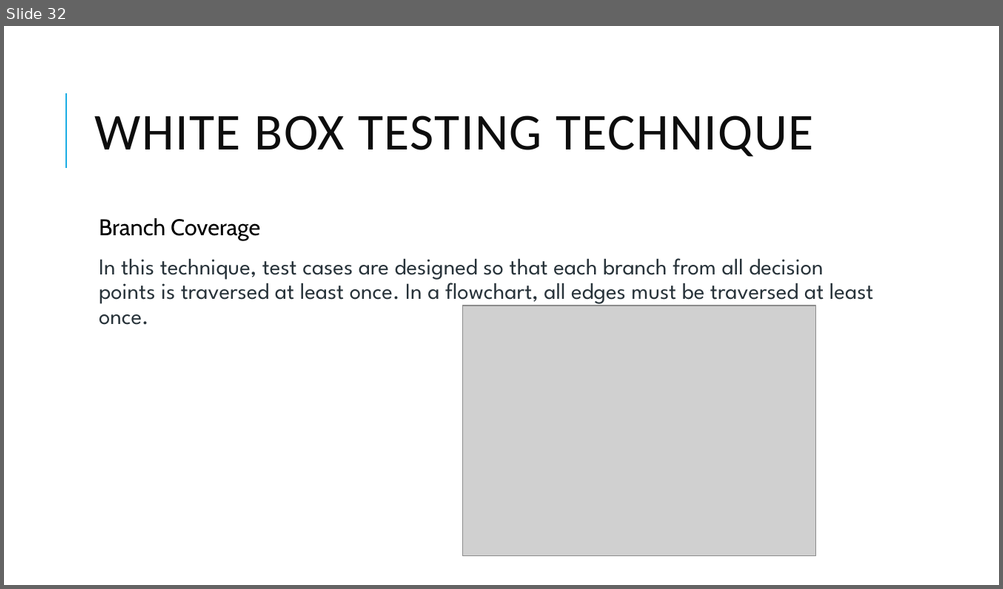
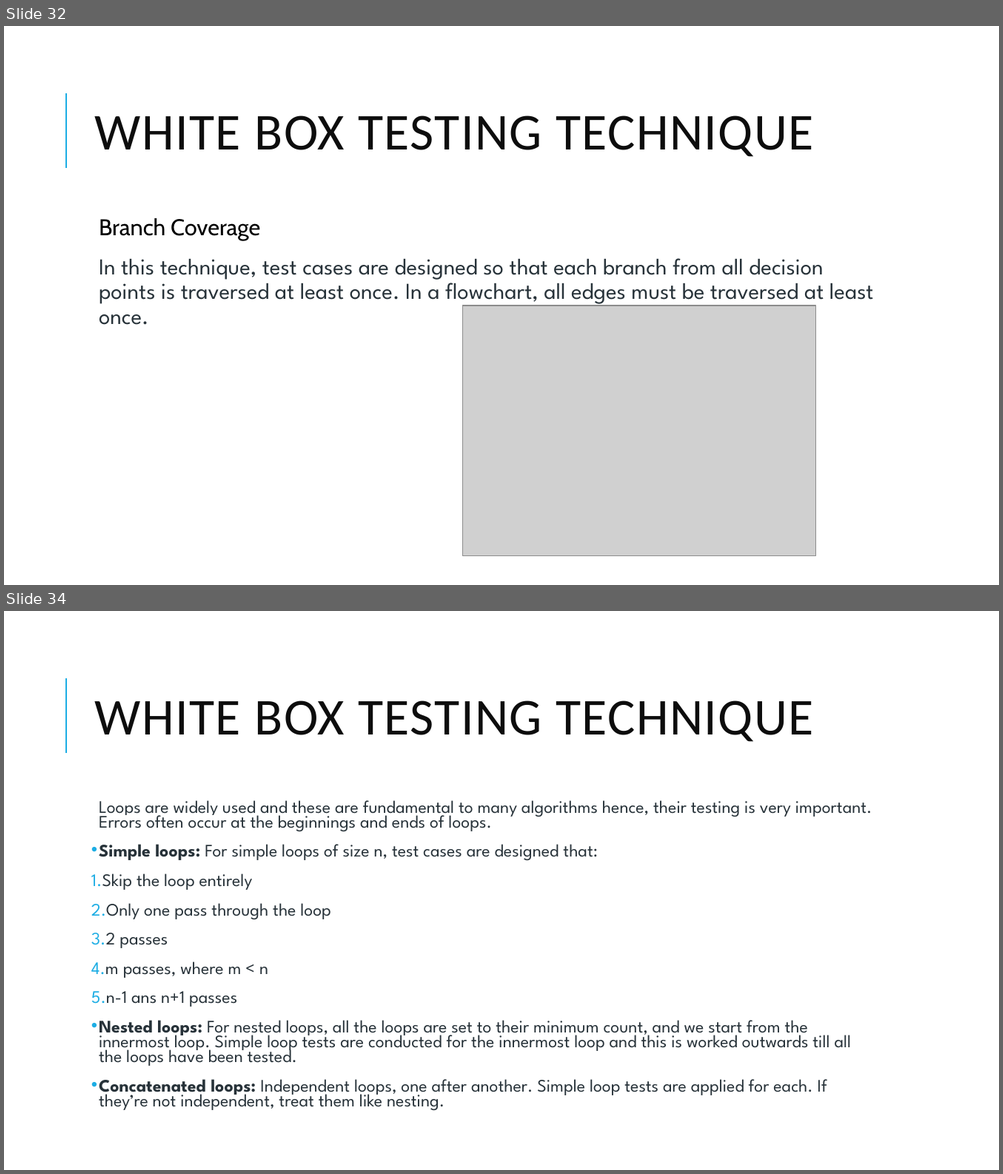
Before and after one commit to skandhwa/GroSkillIT-Batch1, a slide deck: class2.pptx. Shown one above the other, each under a label of ours: slide 32 before the commit, slides 32 and 34 after it; the slides between them are not shown. The pictures are 1003x589 and 1003x1174 pixels, drawn with LibreOffice and Linux fonts; fonts in the diff are those of the drawing; grey boxes stand for pictures. Boxes give left, top, right and bottom in pixels: in the first picture for what was removed or moved away, otherwise in the second. Text is boxed around its words. In the diff, an @@ line names an element or a change of style, - is before the commit and + after.

```diff
--- a/class2.pptx
+++ b/class2.pptx
@@ slide 34 added at [4,611,999,1170], background #FFFFFF; not listed: 1 template element that a slide beside it also shows @@
@@ title added at [95,701,813,742], 50 pt, text #0D0D0D @@
+WHITE BOX TESTING TECHNIQUE
@@ text added at [91,800,872,1111], 17.1 pt, text #273239 @@
+  Loops are widely used and these are fundamental to many algorithms hence, their testing is very important. Errors often occur at the beginnings and ends of loops.
+• Simple loops: For simple loops of size n, test cases are designed that:
+1. Skip the loop entirely
+2. Only one pass through the loop
+3. 2 passes
+4. m passes, where m < n
+5. n-1 ans n+1 passes
+• Nested loops: For nested loops, all the loops are set to their minimum count, and we start from the innermost loop. Simple loop tests are conducted for the innermost loop and this is worked outwards till all the loops have been tested.
+• Concatenated loops: Independent loops, one after another. Simple loop tests are applied for each. If they’re not independent, treat them like nesting.
```
Also in this commit, not shown: 1 slide changed, 15 other slides added.
